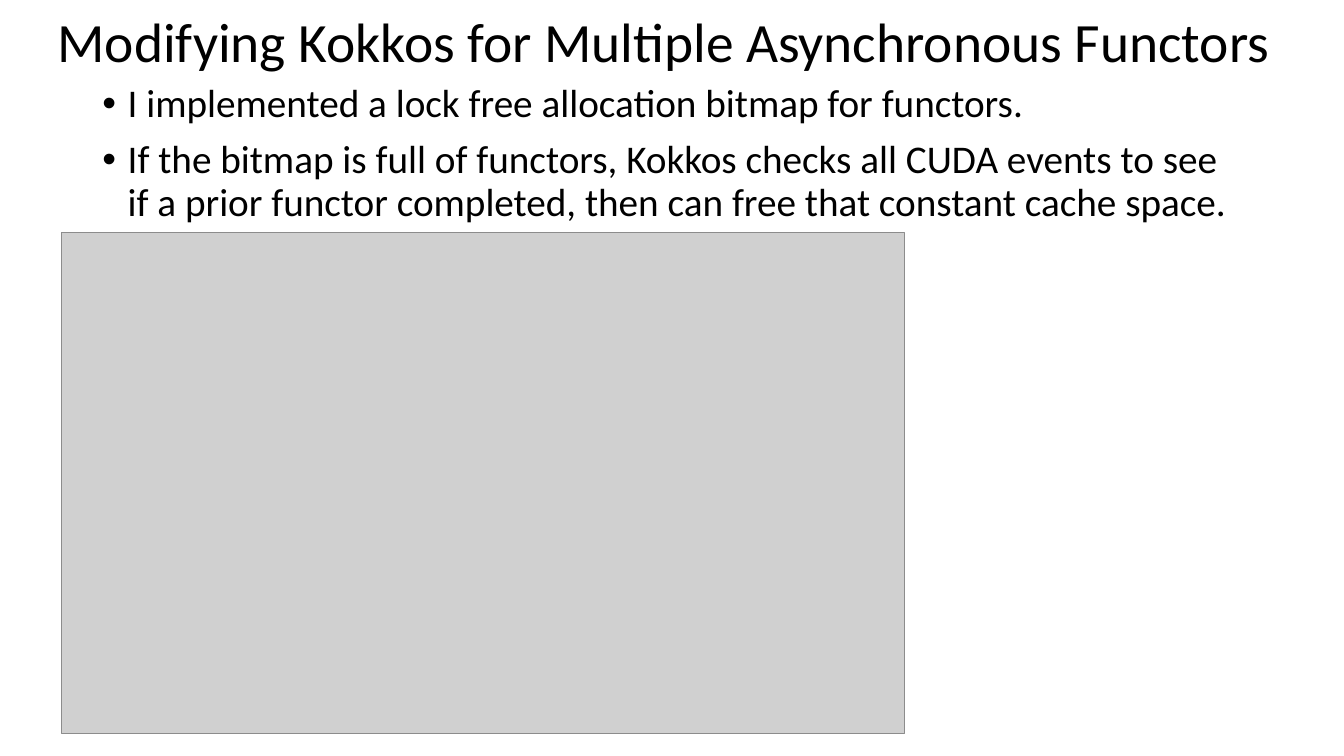
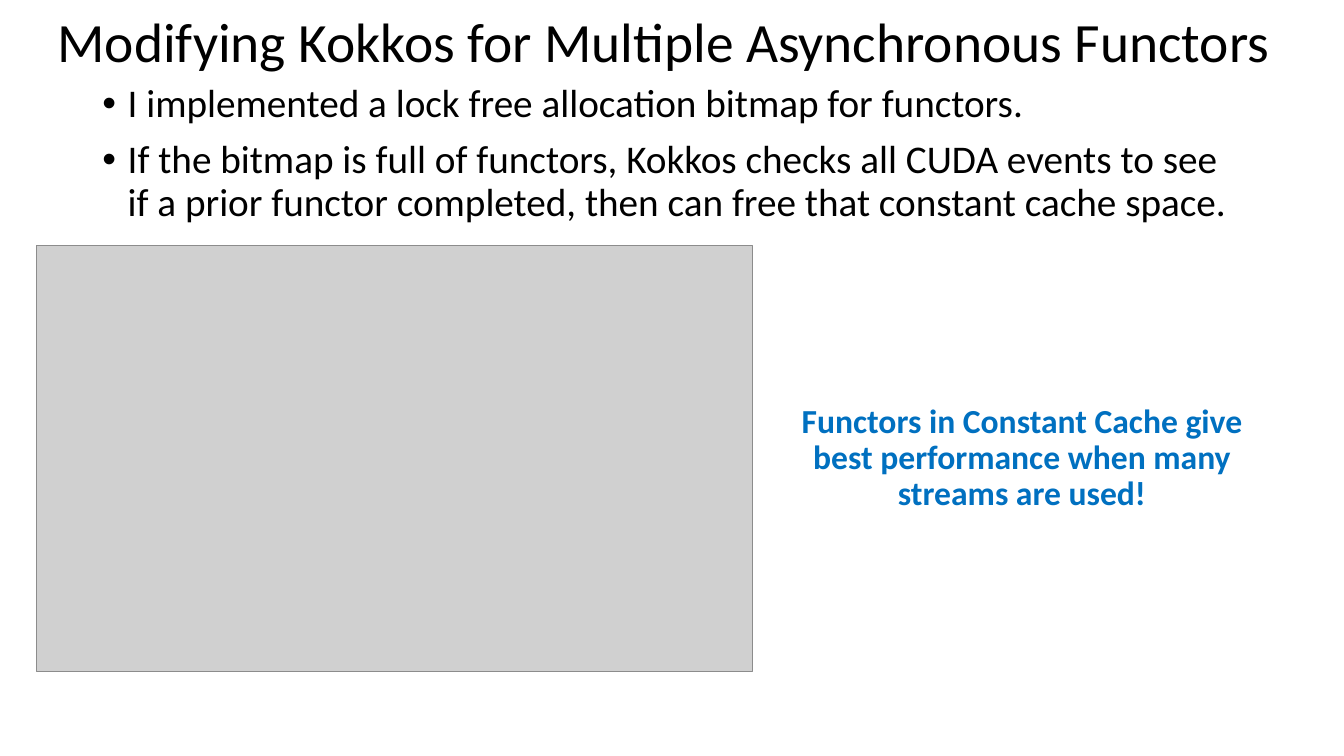
Before and after one commit to bradleypeterson/proposal, a slide deck: slide 28 of slides/Portable and Performant GPU_dec1.pptx (slide 19 before the commit). Drawn at 1344x756 pixels with LibreOffice and Linux fonts; fonts in the diff are those of the drawing; grey boxes stand for pictures. Boxes give left, top, right and bottom in pixels: in the first picture for what was removed or moved away, otherwise in the second. Text is boxed around its words. In the diff, an @@ line names an element or a change of style, - is before the commit and + after.

```diff
--- a/slides/Portable and Performant GPU_dec1.pptx
+++ b/slides/Portable and Performant GPU_dec1.pptx
@@ picture: place and size @@
-picture at <box>62,233,904,734</box>
+picture at <box>36,246,753,673</box>
@@ text added at <box>802,409,1243,506</box>, 24 pt, text #0070C0, bold @@
+Functors in Constant Cache give best performance when many streams are used!
```
Also in this commit, not shown: 15 other slides changed, 18 slides added, 6 slides removed, 2 other files.
